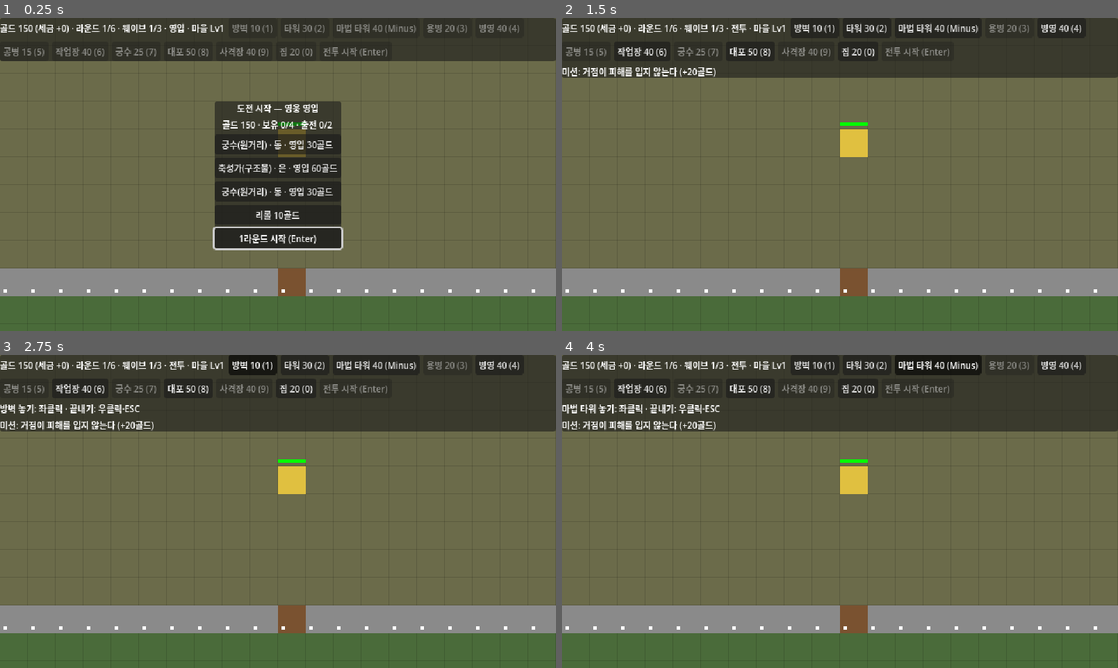
Above: before the commit, frames 1-4 (two rows, left to right).
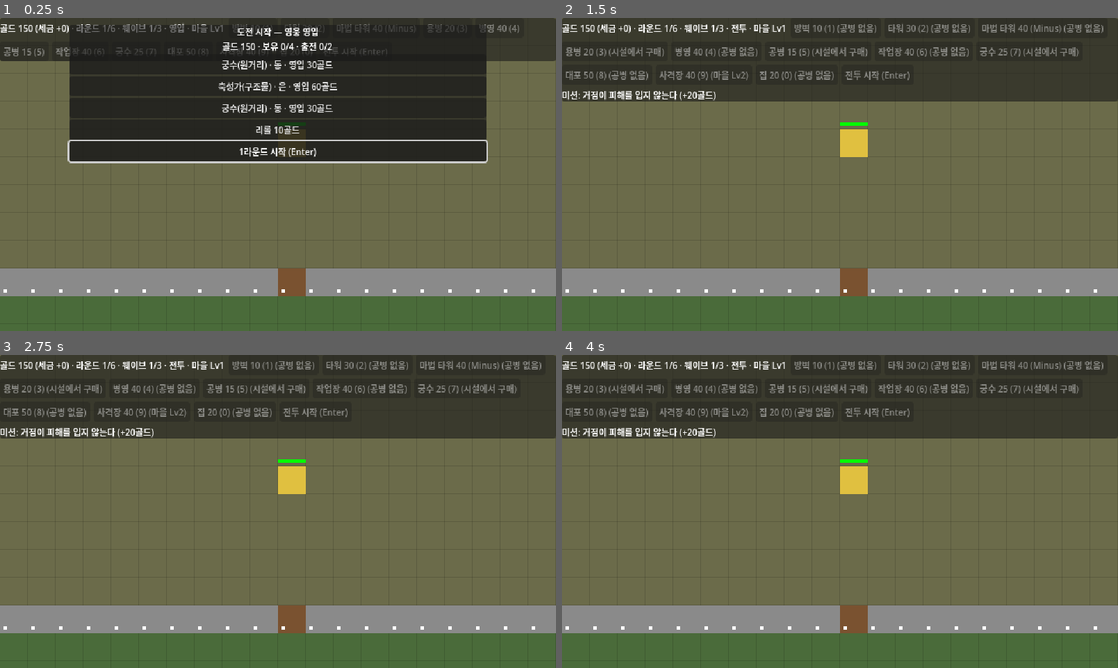
Above: after the commit, the same moments.

Repository: h102-log/td-proj
Game: Godot game, scene res://src/main.tscn
Two runs of this game, one before a commit and one after it. Both use one fixed random seed, a clock stepped at 60 frames per second and the inputs below.
Inputs (mouse positions are in pixels of both pictures, inside the frame that each line leads up to):
- Up to frame 1 (0.25 s): no input
- Up to frame 2 (1.5 s): click "1라운드 시작 (Enter)" at 0.5 s; click "전투 시작 (Enter)" at 1.25 s
- Up to frame 3 (2.75 s): click (250, 364) at 2 s, where only the run before the commit has a clickable "방벽 10 (1)"
- Up to frame 4 (4 s): click (867, 364) at 2.75 s, where only the run before the commit has a clickable "타워 30 (2)"; click (940, 364) at 3.5 s, where only the run before the commit has a clickable "마법 타워 40 (Minus)"

The runs differ from the first frame. In frame 1, 30% of the frame differs, in the area x 12-88%, y 2-75%; in frame 2, 10%; in frame 3, 6.0%; in frame 4, 6.3%.

Commit message:
1차 관찰 G 화면 안내를 고친다 — 공병·잠금 이유, 영웅 줄, 미션 실패, 놓기 강조, 이동·홀드 버튼 (WBS 3.4 PR 2/5)
WBS 3.4 1차 관찰에서 고치기로 한 묶음(insights/2026-10-16_first_observation.md G 묶음·§7)의 두 번째 PR이다.
초보가 막힌 곳 가운데 «화면이 알려 주지 않는 것» 12항목을 고친다.
새 SPEC 문장 I128~I139와 평가 EV234~EV237은 사용자가 2026-10-16에 일괄 승인했다. 기존 문장은 고치지 않았다.

- I128(N-1): 전투 중 공병 지시 버튼은 맡을 공병이 없으면 끄고 «(공병 없음)»·«(닿는 공병 없음)»을 붙인다
- I129·I130(N-5·N-6): HUD에 출전 영웅마다 Q·W 대기·잠금·쓰러짐 줄, 쓰러진 자리에 X
- I131(N-9): 깨진 미션·의뢰에 «— 실패». 진 라운드의 미션·의뢰는 실패로 판정해 패배 창에 보인다
- I132(N-11): 꺼진 놓기 버튼에 이유(마을 Lv·시설 없음·시설에서 구매·공병 없음), 마을 레벨 버튼에 열리는 시설
- I133(B7): 성문을 여닫으면 걷던 유닛도 길을 다시 구한다. 닫힌 성문 앞에서 기다리던 유닛이 다른 성문으로 간다
- I134: 준비 단계에 성곽 칸에 놓은 용병은 그 성벽 위에 선다(궁수를 성벽에 바로 놓기)
- I135(N-2): 전투 단계에도 좌클릭한 용병을 고른다
- I136(B8): 결과·영입 창은 윗변·너비를 고정하고 아래로만 자란다. 가장 긴 창도 화면에 들게 줄 간격을 줄였다
- I137: 클릭 옆 팝업이 화면 밖으로 나가면 안으로 당긴다(오른쪽 쪽문)
- I138(B10, S45): 놓기 모드에서 지금 지을 수 있는 칸을 엷게 칠한다
- I139(B11, U11): 고른 용병의 이동 방식·홀드 버튼

Co-Authored-By: Claude Opus 5.5 <noreply@anthropic.com>
Claude-Session: https://claude.ai/code/session_01W3AK7KAaRYuexaUQUy57j5

Diff:
--- a/src/sim/battle.gd
+++ b/src/sim/battle.gd
@@ -598,20 +598,25 @@
 func can_buy(kind: String) -> bool:
 	return not village.has_area() or structures.values().any(func(s): return s.complete and kind in s.produces)
 
-# 준비 단계에만, 막힌 칸·거점이 아닌 맵 안 칸에 바로 놓는다(S18). 골드가 모자라면 거부한다(I16)
+# 준비 단계에만, 놓을 수 있는 칸(_merc_cell)에 바로 놓는다(S18). 성곽 칸이면 그 칸의 성벽 위에 선다(I134). 골드가 모자라면 거부한다(I16)
 # 시설 조건(S50)은 보지 않는다. 플레이어의 구매는 Controls가 can_buy로 먼저 묻는다
 func place_merc(kind: String, cell: Vector2i, overrides := {}):
-	if state != "prep" or not grid.is_in_boundsv(cell) or grid.block_at(cell) or cell == base.cell:
+	if state != "prep" or not _merc_cell(cell):
 		return null
 	var stats: Dictionary = MERC_KINDS[kind].merged(overrides, true)
 	if gold < stats.cost or _mercs() >= merc_cap:
 		return null
 	gold -= stats.cost
 	var m := Unit.new(kind, cell, stats)
+	m.on_wall = castle.has(cell)
 	m.paid = stats.cost
 	units.append(m)
 	tally.merc_bought += 1  # 라운드 집계(I119)
 	return m
+
+# 용병을 놓을 수 있는 칸: 거점이 아닌 맵 안 칸 가운데 막히지 않은 칸이나, 대포가 없는 성곽 칸(I134)
+func _merc_cell(cell: Vector2i) -> bool:
+	return grid.is_in_boundsv(cell) and cell != base.cell and (not grid.block_at(cell) or (castle.has(cell) and not structures.has(cell)))
 
 # 유닛들을 그 칸으로 보낸다(S14). 맵 밖 칸이면 무시한다. 성곽 칸이면 성벽 위의 그 칸으로 간다(I69)
 func order_move(group: Array, cell: Vector2i) -> void:
@@ -784,18 +789,39 @@
 	return s
 
 # 빈 칸(구조물·거점·유닛·적이 없는 맵 안 칸, I24)이다. 생산 시설·집은 마을 안, 나머지는 마을 밖이고,
-# 성곽 칸에는 대포만 성벽 칸(성문 제외)에 짓는다(S43, I72)
-func _buildable(kind: String, cell: Vector2i) -> bool:
+# 성곽 칸에는 대포만 성벽 칸(성문 제외)에 짓는다(S43, I72). taken은 유닛·적이 선 칸(_taken)이고, 칸을 여럿 물을 때 한 번 모아 넘긴다
+func _buildable(kind: String, cell: Vector2i, taken = null) -> bool:
 	if not grid.is_in_boundsv(cell) or structures.has(cell) or cell == base.cell or rubble.has(cell):  # 잔해 칸에는 짓지 못한다(I88)
 		return false
 	if cell in _stage.get("hero_cells", []):  # 출전 칸에는 짓지 못한다(I107). 영웅이 서거나 돌아올 칸이다
 		return false
 	if castle.has(cell) and (kind != "cannon" or castle[cell].kind != "castle_wall"):
 		return false
-	if (units + enemies).any(func(u): return Vector2i(u.pos.round()) == cell):
+	if (taken if taken != null else _taken()).has(cell):
 		return false
 	var def: Dictionary = STRUCTURE_KINDS[kind]
 	return village.has_point(cell) == (not def.produces.is_empty() or def.tax > 0)
+
+# 유닛·적이 선 칸(I24)
+func _taken() -> Dictionary:
+	var out := {}
+	for u in units + enemies:
+		out[Vector2i(u.pos.round())] = true
+	return out
+
+# 놓기 모드에서 지금 그 지시가 받아들여지는 칸(S45, I138). 골드·공병은 보지 않는다
+func placeable_cells(kind: String) -> Array:
+	var building := kind in STRUCTURE_KINDS
+	if (STRUCTURE_KINDS[kind].village_level > village_level) if building else (state != "prep" or not can_buy(kind)):
+		return []
+	var taken := _taken()  # 칸마다 유닛·적을 훑으면 40×32 맵에서 18ms라 한 번 모은다
+	var out := []
+	for x in size.x:
+		for y in size.y:
+			var c := Vector2i(x, y)
+			if _buildable(kind, c, taken) if building else _merc_cell(c):
+				out.append(c)
+	return out
 
 func structure_at(cell: Vector2i):
 	return structures.get(cell)
@@ -845,7 +871,7 @@
 			return c
 	return null
 
-# 준비·전투 단계에 성문을 열거나 닫는다(S85, S117). 성문 칸에 유닛이나 적이 있으면 닫지 않는다. 여닫으면 적 경로를 다시 구한다(I67). 전투 단계에 여닫으면 그 성문만 GATE_LOCK초 동안 묶고, 묶인 성문과 거부된 지시는 묶지 않는다(S135)
+# 준비·전투 단계에 성문을 열거나 닫는다(S85, S117). 성문 칸에 유닛이나 적이 있으면 닫지 않는다. 여닫으면 적(I67)과 걷던 유닛(I133)의 경로를 다시 구한다. 전투 단계에 여닫으면 그 성문만 GATE_LOCK초 동안 묶고, 묶인 성문과 거부된 지시는 묶지 않는다(S135)
 func set_gate(g: Block, open: bool) -> void:
 	if state not in ["prep", "battle"] or g.kind != "gate" or castle.get(g.cell) != g or g.lock > 0.0:
 		return
@@ -853,6 +879,11 @@
 		return
 	g.open = open
 	_repath = true
+	for u in units:  # 걷던 유닛도 지금 목적지까지 길을 다시 구한다(I133). 일하러 가는 공병은 그대로 둔다
+		if u.job == null and not (u.path.is_empty() and u.after.is_empty()):
+			var r = u.rally_from
+			order_move([u], (u.after if not u.after.is_empty() else u.path).back())
+			u.rally_from = r
 	if state == "battle":
 		g.lock = GATE_LOCK
 
@@ -1034,6 +1065,13 @@
 		if u.kind == "engineer" and u.job == null and not u.on_wall and (best == null or u.pos.distance_to(Vector2(cell)) < best.pos.distance_to(Vector2(cell))) and _reaches(u, cell):
 			best = u
 	return best
+
+# 전투 중 공병 지시(I125)를 맡을 공병이 없는 이유(I128): 칸들 가운데 하나라도 맡을 공병이 있으면 "",
+# 놀고 있는 공병이 하나도 없으면 "none", 있는데 어느 칸에도 닿지 못하면 "far". 칸이 비면(놓기 버튼) 놀고 있는 공병이 있는지만 본다
+func engineer_gap(cells: Array) -> String:
+	if not units.any(func(u): return u.kind == "engineer" and u.job == null):
+		return "none"
+	return "" if cells.is_empty() or cells.any(func(c): return _idle_engineer(c) != null) else "far"
 
 # 지금 막힌 칸(닫힌 성문·성벽·구조물)을 지나지 않고 그 칸까지 걸어갈 수 있다(I125). 끝 칸은 일하는 자리라 막혀 있어도 된다
 func _reaches(u: Unit, cell: Vector2i) -> bool:
@@ -1151,6 +1189,7 @@
 	target.alive = false
 	if target == base:
 		state = "lost"
+		settled = [mission, commission].filter(func(n): return n != "").map(func(n): return [n, false])  # 진 라운드의 미션·의뢰는 모두 실패다(I131)
 	elif target is Enemy:
 		enemies.erase(target)
 		gold += target.reward
--- a/src/ui/battle_view.gd
+++ b/src/ui/battle_view.gd
@@ -42,6 +42,9 @@
 		draw_rect(_rect(s.cell), col if s.complete and s.razed < 1.0 else Color(col, 0.4))
 		if s.dest != null:  # 옮겨 갈 칸(S44)
 			draw_rect(_rect(s.dest), col, false, 1.0)
+	if controls.placing != "":  # 놓기 모드: 지금 지을(놓을) 수 있는 칸을 엷게(S45, I138)
+		for c in battle.placeable_cells(controls.placing):
+			draw_rect(_rect(c), Color(1, 1, 1, 0.25))
 	for s in battle.structures.values() + battle.castle.values():  # 축성가 W를 받은 칸(I101)
 		if s.ward_left > 0.0:
 			draw_rect(_rect(s.cell).grow(-1), MARKS.ward, false, 1.0)
@@ -94,6 +97,12 @@
 			if e.get(key + "_left") > 0.0:
 				draw_arc(_center(e.pos), CELL * (e.radius + ring), 0.0, TAU, 24, MARKS[key], 1.0)
 				ring += 0.15
+	for h in battle.heroes:  # 쓰러진 영웅: 복귀할 때까지 쓰러진 자리에 그 영웅 색의 X(I130)
+		if not h.alive:
+			var c := _center(h.pos)
+			var r := Vector2(CELL, CELL) * 0.3
+			draw_line(c - r, c + r, HERO_COLORS[h.kind], 2.0)
+			draw_line(c + Vector2(-r.x, r.y), c + Vector2(r.x, -r.y), HERO_COLORS[h.kind], 2.0)
 	# 공격선: 친 뒤 0.1초 동안 아군은 흰색, 적은 빨간색(S71). 대상이 무엇이든 그린다(I59)
 	for u in battle.units:
 		if u.target and u.cooldown > u.attack_gap - 0.1:
--- a/src/ui/controls.gd
+++ b/src/ui/controls.gd
@@ -2,7 +2,7 @@
 # 마우스·키 입력을 전투 명령으로 바꾼다. 마우스 좌표는 맵 px(칸 (x,y)가 [x, x+1) × cell_px)로 받는다.
 # 좌클릭: 영웅이나 생산 시설·성곽 칸·거점을 고르거나(I9, S81, S85, S86, S100) 선택을 푼다 · 좌드래그: 사각형 안의 용병을 고른다(S16, I9)
 # 우클릭: 생산 시설을 골랐으면 그 칸을 집결 지점으로(S82), 아니면 고른 유닛 이동(S14)
-# 준비 단계의 좌클릭·좌드래그는 판매 후보도 정한다(S70, I57). 좌클릭한 용병은 고른 상태도 된다
+# 준비 단계의 좌클릭·좌드래그는 판매 후보도 정한다(S70, I57). 좌클릭한 용병은 두 단계 모두 고른 상태가 된다(I135)
 # 전투 단계의 좌클릭·좌드래그는 철거·취소·이어 짓기 후보(picked)를 정한다(S74, S83)
 # Q: 영웅 스킬 · W: 스킬 2(S84) (I10). 고른 영웅이, 없으면 첫 영웅이 쓴다(S119) · A: 고른 용병의 이동 방식 전환(S35) · H: 홀드 전환(S36) (A·H는 사용자 2026-10-12) · V: 체력바 표시 전환(S73)
 # F1·F2: 출전 영웅 1·2를 고른다(I108)
@@ -51,10 +51,10 @@
 				battle.use_skill(_hero())
 			KEY_W:
 				battle.use_buff(_hero())
-			KEY_A:  # 모두 «무조건 이동»이면 «이동 중 공격»으로, 아니면 모두 «무조건 이동»으로
-				battle.set_move_mode(selected, "attack_move" if selected.all(func(u): return u.move_mode == "move") else "move")
+			KEY_A:
+				toggle_move_mode()
 			KEY_H:
-				battle.set_hold(selected, not selected.all(func(u): return u.hold))
+				toggle_hold()
 			KEY_V:
 				show_hp = not show_hp
 			KEY_F1, KEY_F2:  # 쓰러진 영웅은 고르지 않는다. 우클릭이 집결 지점 대신 영웅을 옮기게 시설 선택을 푼다
@@ -113,7 +113,7 @@
 			if Vector2i(m.pos.round()) == cell:
 				hit = m
 		selling = [hit] if prep and hit else []
-		if hit in mercs and prep:
+		if hit in mercs:
 			selected = [hit]
 	else:
 		var inside := func(p: Vector2): return rect.has_point((p + Vector2(0.5, 0.5)) * cell_px)
@@ -124,6 +124,14 @@
 		var built: Array = battle.structures.values().filter(func(s): return inside.call(Vector2(s.cell)))
 		selling = (selected + built) if prep else []
 		picked = [] if prep else built
+
+# 고른 용병의 이동 방식 전환(S35): 모두 «무조건 이동»이면 «이동 중 공격»으로, 아니면 모두 «무조건 이동»으로. A 키와 HUD 버튼(I139)이 부른다
+func toggle_move_mode() -> void:
+	battle.set_move_mode(selected, "attack_move" if selected.all(func(u): return u.move_mode == "move") else "move")
+
+# 고른 용병의 홀드 전환(S36). H 키와 HUD 버튼(I139)이 부른다
+func toggle_hold() -> void:
+	battle.set_hold(selected, not selected.all(func(u): return u.hold))
 
 # Q·W를 쓸 영웅: 고른 출전 영웅. 없으면 null이라 첫 출전 영웅이 쓴다(S119). 출전에서 빠진 영웅은 고르지 않은 것으로 본다(I108)
 func _hero():
--- a/src/ui/hud.gd
+++ b/src/ui/hud.gd
@@ -8,11 +8,13 @@
 # 보유 영웅의 레벨·경험치(I117), 라운드 사이의 경험치 이관(S127, I116), 라운드 사이의 의뢰 목록과 수락(S77, I121).
 # 준비·전투 단계에는 윗줄 아래에 이번 라운드의 미션과 수락한 의뢰를 보이고, 결과 창에 지난 라운드의 달성·실패를 보인다(I122).
 # 결과 창의 버튼만 키보드 포커스를 받는다. 창이 열리면 «1라운드 시작»·«다음 라운드»·«새 도전»에 포커스가 간다(I12, I110)
+# 출전 영웅마다 Q·W 대기와 쓰러짐(I129), 고른 용병의 이동 방식·홀드 버튼(I139)을 보인다. 눌리지 않는 놓기·공병 지시 버튼에는 이유를 붙인다(I128, I132)
 
 const NAMES := {"wall": "방벽", "tower": "타워", "magic": "마법 타워", "soldier": "용병", "barracks": "병영", "engineer": "공병", "workshop": "작업장", "archer": "궁수", "cannon": "대포", "archery": "사격장", "house": "집"}
 const STATES := {"prep": "준비", "battle": "전투", "hiring": "영입", "cleared": "라운드 사이", "won": "승리", "lost": "패배"}
 const HEROES := {"knight": "기사(근접 전열)", "bowman": "궁수(원거리)", "mason": "축성가(구조물)", "priest": "사제(회복)", "general": "장군(지휘)", "mage": "마도사(광역)"}  # 이름(역할), S97
 const GRADES := ["동", "은", "금"]  # S94
+const GAPS := {"none": " (공병 없음)", "far": " (닿는 공병 없음)"}  # 공병 지시를 맡을 공병이 없는 이유(I128)
 
 var battle
 var controls
@@ -47,6 +49,13 @@
 var _quests_info := Label.new()
 var _commissions := []  # 의뢰 목록 칸마다 수락 버튼
 var _seen := ""  # 마지막으로 본 판 단계. 바뀌었을 때 결과 창이 떠 있으면 포커스를 준다
+var _place_text := {}  # kind → 이유를 붙이기 전의 놓기 버튼 글자(I132)
+var _mode: Button  # 고른 용병의 이동 방식 전환(I139)
+var _hold: Button  # 고른 용병의 홀드 전환(I139)
+var _heroes := Label.new()  # 출전 영웅마다 Q·W 대기와 쓰러짐(I129)
+var _gap := ""  # 고른 것의 칸에 공병 지시를 맡을 공병이 없는 이유(I128). _engineer_gap이 _gap_for 칸에서 _gap_at(ms)에 쟀다
+var _gap_for := []
+var _gap_at := 0
 
 func _init(b, c) -> void:
 	battle = b
@@ -72,15 +81,23 @@
 		var kind: String = controls.PLACE_KEYS[key]
 		_place[kind] = _button(row, "%s %d (%s)" % [NAMES[kind], costs[kind].cost, OS.get_keycode_string(key)], func(): controls.placing = kind)
 		_place[kind].toggle_mode = true
+		_place_text[kind] = _place[kind].text
 	_start = _button(row, "전투 시작 (Enter)", _start_battle)
+	_mode = _button(row, "", controls.toggle_move_mode)
+	_hold = _button(row, "", controls.toggle_hold)
 	col.add_child(_hint)
 	col.add_child(_quest)
-	_result.set_anchors_preset(Control.PRESET_CENTER)
+	col.add_child(_heroes)
+	# 윗변과 너비를 고정해 아래로만 자란다. 영입·리롤·내보내기로 줄이 바뀌어도 위의 버튼이 움직이지 않게(I136)
+	_result.set_anchors_preset(Control.PRESET_CENTER_TOP)
 	_result.grow_horizontal = Control.GROW_DIRECTION_BOTH
-	_result.grow_vertical = Control.GROW_DIRECTION_BOTH
+	_result.offset_top = 8
+	_result.custom_minimum_size.x = 480
 	root.add_child(_result)
 	var box := VBoxContainer.new()
 	_result.add_child(box)
+	for v in [box, _hire, _quests]:  # 줄 사이를 좁혀 가장 긴 라운드 사이 창(보유 4명·결과 2줄·의뢰 2개, 기본 간격이면 370px)도 화면(360px) 안에 든다(I136)
+		v.add_theme_constant_override("separation", 2)
 	_result_label.horizontal_alignment = HORIZONTAL_ALIGNMENT_CENTER
 	box.add_child(_result_label)
 	box.add_child(_hire)
@@ -121,21 +138,29 @@
 	var n: int = battle.waves.size()
 	var round_no: int = battle.round_index + 1
 	_info.text = "골드 %d (세금 +%d) · 라운드 %d/%d · 웨이브 %d/%d · %s · 마을 Lv%d" % [battle.gold, battle.tax(), round_no, battle.rounds.size(), mini(battle.wave_index + 1, n), n, STATES[battle.state], battle.village_level]
+	var none: String = GAPS.get(battle.engineer_gap([]), "") if battle.state == "battle" else ""  # 놓기 버튼은 칸을 모르니 공병이 아예 없을 때만(I128)
 	for kind in _place:
-		_place[kind].disabled = not (prep or (battle.state == "battle" and kind in battle.STRUCTURE_KINDS))
-		# 마을 레벨이 모자란 시설(S99)과, 준비 단계에 시설이 없어 못 사는 용병(S50)
-		if kind in battle.STRUCTURE_KINDS:
-			_place[kind].disabled = _place[kind].disabled or battle.STRUCTURE_KINDS[kind].village_level > battle.village_level
-		elif prep:
-			_place[kind].disabled = _place[kind].disabled or not battle.can_buy(kind)
+		var lock := _place_lock(kind, none) if battle.state in ["prep", "battle"] else ""
+		_place[kind].text = _place_text[kind] + lock
+		_place[kind].disabled = battle.state not in ["prep", "battle"] or lock != ""
 		_place[kind].button_pressed = controls.placing == kind
 	_start.disabled = not prep
+	var mercs: Array = controls.selected.filter(func(u): return not u.is_hero and u.alive)  # 고른 용병의 이동 방식·홀드(U11, I139)
+	_mode.visible = battle.state in ["prep", "battle"] and not mercs.is_empty()
+	_hold.visible = _mode.visible
+	if _mode.visible:
+		var moving: int = mercs.filter(func(u): return u.move_mode == "move").size()
+		_mode.text = ("무조건 이동" if moving == mercs.size() else "이동 중 공격" if moving == 0 else "이동 방식 섞임") + " (A)"
+		var held: int = mercs.filter(func(u): return u.hold).size()
+		_hold.text = ("홀드 켬" if held == mercs.size() else "홀드 끔" if held == 0 else "홀드 섞임") + " (H)"
 	_hint.visible = controls.placing != "" or controls.moving != null
 	_hint.text = "%s 놓기: 좌클릭 · 끝내기: 우클릭·ESC" % NAMES.get(controls.placing, "")
 	if controls.moving:
 		_hint.text = "대포 옮길 칸: 좌클릭 · 끝내기: 우클릭·ESC"
 	_quest.visible = battle.state in ["prep", "battle"] and (battle.mission != "" or battle.commission != "")
 	_quest.text = " · ".join(_quest_lines())
+	_heroes.visible = battle.state in ["prep", "battle"] and not battle.heroes.is_empty()
+	_heroes.text = "   ".join(_hero_lines())
 	_result.visible = battle.state in ["hiring", "cleared", "won", "lost"]
 	_result_label.text = {"hiring": "도전 시작 — 영웅 영입", "cleared": "%d라운드 승리" % round_no, "won": "도전 성공!", "lost": "%d라운드 패배 — 도전 끝" % round_no}.get(battle.state, "")
 	for s in battle.settled:  # 지난 라운드의 미션·의뢰 판정(I120, I122)
@@ -172,6 +197,13 @@
 		controls.fort = null
 	var k = controls.fort
 	var live: bool = k != null and k.alive
+	# 공병 지시 버튼(철거·옮기기·이어 짓기·업그레이드·수리·복구)은 고른 것의 칸에 맡을 공병이 없으면 끄고 이유를 붙인다(I128)
+	var gap: String = GAPS.get(_engineer_gap((controls.picked + ([k] if k else []) + ([battle.base] if controls.village else [])).map(func(t): return t.cell)), "")
+	_demolish.text = "철거" + gap
+	_move.text = "옮기기" + gap
+	_resume.text = "이어 짓기" + gap
+	for b in [_demolish, _move, _resume, _upgrade, _repair]:
+		b.disabled = gap != ""
 	_gate.visible = live and k.kind == "gate" and battle.state in ["prep", "battle"]
 	if _gate.visible:  # 쿨타임 중이면 누르지 못하고 남은 초를 올림해 붙인다(I123). 성문 칸에 누가 있어 못 닫으면 «(칸 막힘)»(I124)
 		var stuck: bool = k.open and battle.occupied(k.cell)
@@ -180,24 +212,26 @@
 	# 공병이 올리는 중이면 숨긴다. 그만둔 업그레이드는 «계속»으로 골드 없이 이어 올린다(I68)
 	_upgrade.visible = live and battle.state in ["prep", "battle"] and k.level < battle.UPGRADE_MAX and k.worker == null
 	if _upgrade.visible:
-		_upgrade.text = "업그레이드 계속" if k.lift >= 0.0 else "업그레이드 %d골드" % battle.upgrade_cost(k)
+		_upgrade.text = ("업그레이드 계속" if k.lift >= 0.0 else "업그레이드 %d골드" % battle.upgrade_cost(k)) + gap
 	if controls.placing != "":
 		controls.village = false
 	_village.visible = controls.village and prep and battle.village_level <= battle.VILLAGE_UP.size()
-	if _village.visible:
-		_village.text = "마을 레벨 %d로 올리기 %d골드" % [battle.village_level + 1, battle.VILLAGE_UP[battle.village_level - 1]]
+	if _village.visible:  # 그 레벨에 열리는 시설 이름을 붙인다(I132)
+		var opens: Array = battle.STRUCTURE_KINDS.keys().filter(func(s): return battle.STRUCTURE_KINDS[s].village_level == battle.village_level + 1).map(func(s): return NAMES[s])
+		_village.text = "마을 레벨 %d로 올리기 %d골드" % [battle.village_level + 1, battle.VILLAGE_UP[battle.village_level - 1]] + ("" if opens.is_empty() else " — " + ", ".join(opens))
 	var fix := _to_repair()
 	_repair.visible = not fix.is_empty()
 	if _repair.visible:
-		_repair.text = "수리 %d골드" % fix.reduce(func(n, t): return n + battle.repair_cost(t), 0)
+		_repair.text = "수리 %d골드" % fix.reduce(func(n, t): return n + battle.repair_cost(t), 0) + gap
 	_restore.visible = k != null and battle.rubble.get(k.cell) == k and k.worker == null and battle.state in ["prep", "battle"]
 	if _restore.visible:  # 잔해 칸에 누가 있으면 복구하지 못한다(I124)
 		var blocked: bool = battle.occupied(k.cell)
-		_restore.text = "복구 %d골드" % battle.repair_cost(k) + (" (칸 막힘)" if blocked else "")
-		_restore.disabled = blocked
+		_restore.text = "복구 %d골드" % battle.repair_cost(k) + (" (칸 막힘)" if blocked else "") + gap
+		_restore.disabled = blocked or gap != ""
 	_popup.reset_size()
-	# 맵 px → 화면 좌표. 전투 화면(BattleView)이 원점에 있어 카메라 변환만 곱한다
-	_popup.position = get_viewport().get_canvas_transform() * controls.sell_at + Vector2(6, 6)
+	# 맵 px → 화면 좌표. 전투 화면(BattleView)이 원점에 있어 카메라 변환만 곱한다. 화면 밖으로 나가면 안으로 당긴다(I137)
+	var at: Vector2 = get_viewport().get_canvas_transform() * controls.sell_at + Vector2(6, 6)
+	_popup.position = at.clamp(Vector2.ZERO, get_viewport().get_visible_rect().size - _popup.size)
 
 # 키보드 포커스를 받지 않는다. 받으면 Enter·Space가 맵 대신 마지막에 누른 버튼을 누른다
 func _button(parent: Control, text: String, on_press: Callable) -> Button:
@@ -268,14 +302,53 @@
 			var on: bool = battle.commission == battle.commission_offers[i]
 			_commissions[i].text = "%s · +%d골드 · %s" % [q.text, q.reward, "수락함 (다시 누르면 무름)" if on else "수락"]
 
-# 미션·수락한 의뢰 줄(I122): «미션: 조건 (+N골드)»와 «의뢰: 조건 (+N골드)»
+# 미션·수락한 의뢰 줄(I122): «미션: 조건 (+N골드)»와 «의뢰: 조건 (+N골드)». 조건이 깨졌으면 «— 실패»를 붙인다(I131)
 func _quest_lines() -> Array:
 	var out := []
 	for pair in [["미션", battle.mission], ["의뢰", battle.commission]]:
 		if pair[1] != "":
 			var q: Dictionary = battle.QUEST_KINDS[pair[1]]
-			out.append("%s: %s (+%d골드)" % [pair[0], q.text, q.reward])
+			out.append("%s: %s (+%d골드)" % [pair[0], q.text, q.reward] + ("" if battle.quest_met(pair[1]) else " — 실패"))
 	return out
+
+# 출전 영웅 줄(I129): «F1 기사 — Q 가능 · W 12초». W가 열리기 전이면 «W Lv3»(I114), 쓰러졌으면 «쓰러짐(다음 준비 단계에 복귀)»
+func _hero_lines() -> Array:
+	var out := []
+	for i in battle.heroes.size():
+		var h = battle.heroes[i]
+		var now := "쓰러짐(%s에 복귀)" % ("다음 준비 단계" if battle.revive else "다음 라운드")
+		if h.alive:
+			var w := "W 가능" if h.buff_ready() else "W %d초" % ceili(h.buff_cooldown)
+			if h.level < battle.LEVELS.buff_level:
+				w = "W Lv%d" % battle.LEVELS.buff_level
+			now = ("Q 가능" if h.skill_ready() else "Q %d초" % ceili(h.skill_cooldown)) + " · " + w
+		out.append("F%d %s — %s" % [i + 1, HEROES[h.kind].get_slice("(", 0), now])
+	return out
+
+# 놓기 버튼이 눌리지 않는 이유(I132): 마을 레벨(S99), 전투 단계의 공병(none, I128)·용병(S81), 준비 단계의 시설(S50). 눌리면 ""
+func _place_lock(kind: String, none: String) -> String:
+	if kind in battle.STRUCTURE_KINDS:
+		var need: int = battle.STRUCTURE_KINDS[kind].village_level
+		return " (마을 Lv%d)" % need if need > battle.village_level else none
+	if battle.state == "battle":
+		return " (시설에서 구매)"
+	if battle.can_buy(kind):
+		return ""
+	for s in battle.STRUCTURE_KINDS:  # 그 용병을 파는 시설
+		if kind in battle.STRUCTURE_KINDS[s].produces:
+			return " (%s 없음)" % NAMES[s]
+	return ""
+
+# 고른 것의 칸에 공병 지시를 맡을 공병이 없는 이유(I128). 전투 단계가 아니거나 고른 것이 없으면 ""
+# ponytail: 닿는지 보는 A*가 무거워(성문이 모두 닫히면 1회 7ms) 같은 칸이면 0.3초마다만 다시 잰다. 그사이 바뀐 공병 사정은 늦게 보인다
+func _engineer_gap(cells: Array) -> String:
+	if battle.state != "battle" or cells.is_empty():
+		return ""
+	if cells != _gap_for or Time.get_ticks_msec() - _gap_at > 300:
+		_gap = battle.engineer_gap(cells)
+		_gap_for = cells
+		_gap_at = Time.get_ticks_msec()
+	return _gap
 
 # 레벨과 경험치(I117): «Lv2 35/50»(다음 레벨의 누적 경험치까지). 최대 레벨이면 «Lv5 최대»
 func _level(h) -> String:
--- a/tests/eval/gd/gates.gd
+++ b/tests/eval/gd/gates.gd
@@ -99,3 +99,15 @@
 	b.damage(e, BIG)
 	b.set_gate(g, false)
 	return check(not g.open, "거부된 닫기 뒤에 쿨타임이 걸려 다시 닫지 못했다")
+
+# EV235 · I133: 닫힌 성문 앞에서 기다리던 용병은 다른 성문이 열리면 그쪽으로 돌아가 목적지에 닿는다
+func ev235():
+	var b = _battle()
+	var m = b.place_merc("soldier", Vector2i(10, 3))
+	var goal := Vector2i(20, 3)
+	b.order_move([m], goal)
+	if run(b, 10.0, func(): return near(m.pos, goal)):
+		return "성문이 모두 닫혔는데 10초 안에 목적지에 닿았다(%s)" % m.pos
+	var other = b.castle[A] if m.pos.distance_to(Vector2(B)) < m.pos.distance_to(Vector2(A)) else b.castle[B]
+	b.set_gate(other, true)
+	return check(run(b, 30.0, func(): return near(m.pos, goal)), "%s 성문을 연 뒤 30초가 지나도 목적지에 닿지 못했다(%s)" % [other.cell, m.pos])
--- a/tests/eval/gd/quests.gd
+++ b/tests/eval/gd/quests.gd
@@ -254,3 +254,15 @@
 	b.restart()
 	var clean: bool = b.mission == "base_safe" and b.commission == "" and b.commission_offers.is_empty() and b.settled.is_empty() and b.TALLY_KEYS.all(func(k): return b.tally[k] == 0)
 	return check(clean, "새 도전: 미션 %s · 의뢰 %s · 목록 %s · 판정 %s · 집계 %s" % [b.mission, b.commission, b.commission_offers, b.settled, b.tally])
+
+# EV234 · I131: 라운드에 지면 그 라운드의 미션과 수락한 의뢰는 모두 실패로 판정되고 보상이 없다
+func ev234():
+	var b = battle({"base_hp": BIG, "rounds": ONE_ONE, "quests": ["mercs_safe", "no_buying"]})
+	if not _win_round(b) or b.commission_offers != ["no_buying"] or not b.accept(0):
+		return "1라운드를 이기고 no_buying을 수락하지 못했다(%s, 목록 %s)" % [b.state, b.commission_offers]
+	b.next_round()
+	b.start_battle()
+	var gold: int = b.gold
+	b.damage(b.base, BIG)
+	return check(b.state == "lost" and b.settled == [["mercs_safe", false], ["no_buying", false]] and b.gold == gold,
+		"단계 %s · 판정 %s · 골드 %d → %d" % [b.state, b.settled, gold, b.gold])
--- a/tests/eval/gd/sell.gd
+++ b/tests/eval/gd/sell.gd
@@ -91,3 +91,16 @@
 		return "타워를 클릭해도 판매 후보가 %s다" % [c.selling]
 	click(c, MOUSE_BUTTON_LEFT, px(Vector2i(5, 15)))
 	return check(c.selling.is_empty(), "빈 칸을 클릭한 뒤 판매 후보가 %s다" % [c.selling])
+
+# EV237 · I135: 전투 단계에도 좌클릭한 용병은 고른 상태가 되고(판매 후보는 아니다) 우클릭 이동 지시를 받는다
+func ev237():
+	var b = battle({"base_hp": BIG, "waves": _waves(1)})
+	var m = b.place_merc("soldier", Vector2i(10, 5))
+	b.start_battle()
+	var c = controls(b)
+	click(c, MOUSE_BUTTON_LEFT, px(Vector2i(10, 5)))
+	if c.selected != [m] or not c.selling.is_empty():
+		return "전투 중 용병을 눌렀더니 고른 유닛 %s · 판매 후보 %s" % [c.selected, c.selling]
+	var goal := Vector2i(10, 1)
+	click(c, MOUSE_BUTTON_RIGHT, px(goal))
+	return check(run(b, 10.0, func(): return near(m.pos, goal)), "우클릭한 칸에 닿지 못했다(%s)" % m.pos)
--- a/tests/eval/gd/wall.gd
+++ b/tests/eval/gd/wall.gd
@@ -166,3 +166,19 @@
 	run(b, 5.0)
 	return check(inside and f.hp == BIG and m.hp < h0,
 		"마을 칸 과녁 그대로 %s · 비행 적 체력 %s(그대로여야 한다) · 용병이 비행 적에게 맞음 %s(%s → %s)" % [inside, f.hp, m.hp < h0, h0, m.hp])
+
+# EV236 · I134: 준비 단계에 성곽 칸(성벽·성문)에 놓은 용병은 그 칸의 성벽 위에 선다. 성벽 위 대포가 있는 칸에는 놓지 못한다
+func ev236():
+	var b = _battle()
+	var a = b.place_merc("archer", TOP)
+	var s = b.place_merc("soldier", MAIN)
+	if a == null or s == null:
+		return "성곽 칸에 놓지 못했다(성벽 %s · 닫힌 성문 %s)" % [a, s]
+	run(b, 5.0)
+	if not (a.on_wall and s.on_wall and cell_of(a) == TOP and cell_of(s) == MAIN):
+		return "5초 뒤 궁수 %s(성벽 위 %s) · 용병 %s(성벽 위 %s)" % [a.pos, a.on_wall, s.pos, s.on_wall]
+	var c := Vector2i(20, 9)
+	if b.build("cannon", c) == null:
+		return "성벽 칸에 대포를 짓지 못했다"
+	var g: int = b.gold
+	return check(b.place_merc("archer", c) == null and b.gold == g, "대포가 있는 성벽 칸에 놓였다(골드 %d → %d)" % [g, b.gold])
Not shown, changed: .specgate-eval.lock
Not shown, changed: EVAL.md
Not shown, changed: SPEC.md
Not shown, changed: tests/eval/test_gates.py
Not shown, changed: tests/eval/test_quests.py
Not shown, changed: tests/eval/test_sell.py
Not shown, changed: tests/eval/test_wall.py
